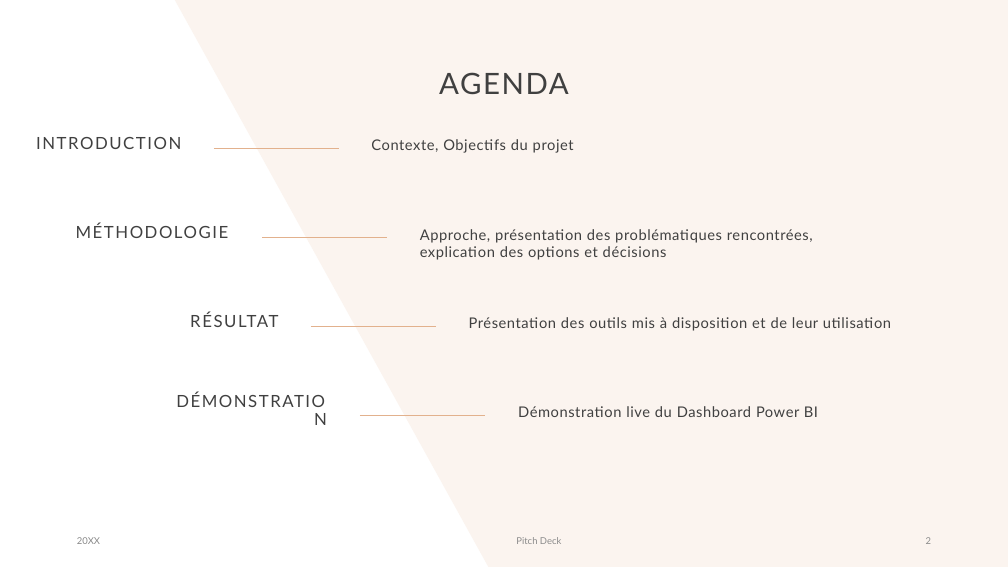
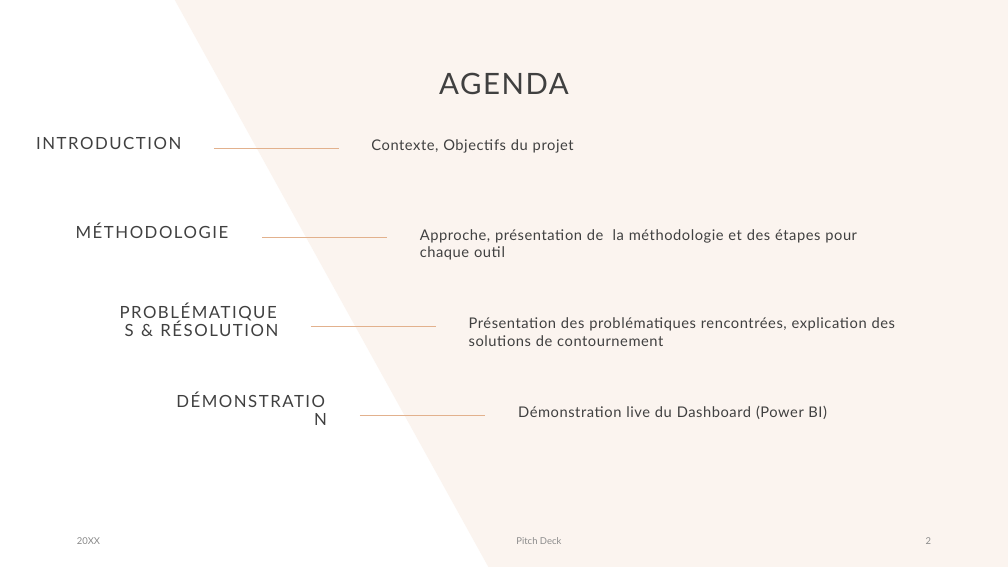
Before and after one commit to CDoliveux/Exam_Datagong_Doliveux, a slide deck: slide 2 of slides/Doliveux_Charlotte_Slides_EDA.pptx. Drawn at 1008x567 pixels with LibreOffice and Linux fonts; fonts in the diff are those of the drawing. Boxes give left, top, right and bottom in pixels: in the first picture for what was removed or moved away, otherwise in the second. Text is boxed around its words. In the diff, an @@ line names an element or a change of style, - is before the commit and + after.

```diff
--- a/slides/Doliveux_Charlotte_Slides_EDA.pptx
+++ b/slides/Doliveux_Charlotte_Slides_EDA.pptx
@@ text at [420,229,857,260]: text changed @@
-Approche, présentation des problématiques rencontrées, explication des options et décisions
+Approche, présentation de la méthodologie et des étapes pour chaque outil
@@ text at [160,322,278,336]: text changed @@
-RÉSULTAT
+PROBLÉMATIQUES & RÉSOLUTION
@@ text at [469,317,895,346]: text changed @@
-Présentation des outils mis à disposition et de leur utilisation
+Présentation des problématiques rencontrées, explication des solutions de contournement
@@ text at [626,406,827,419]: text changed @@
-Démonstration live du Dashboard Power BI
+Démonstration live du Dashboard (Power BI)
```
Also in this commit, not shown: 2 other slides changed, 2 slides added, 15 slides removed.
